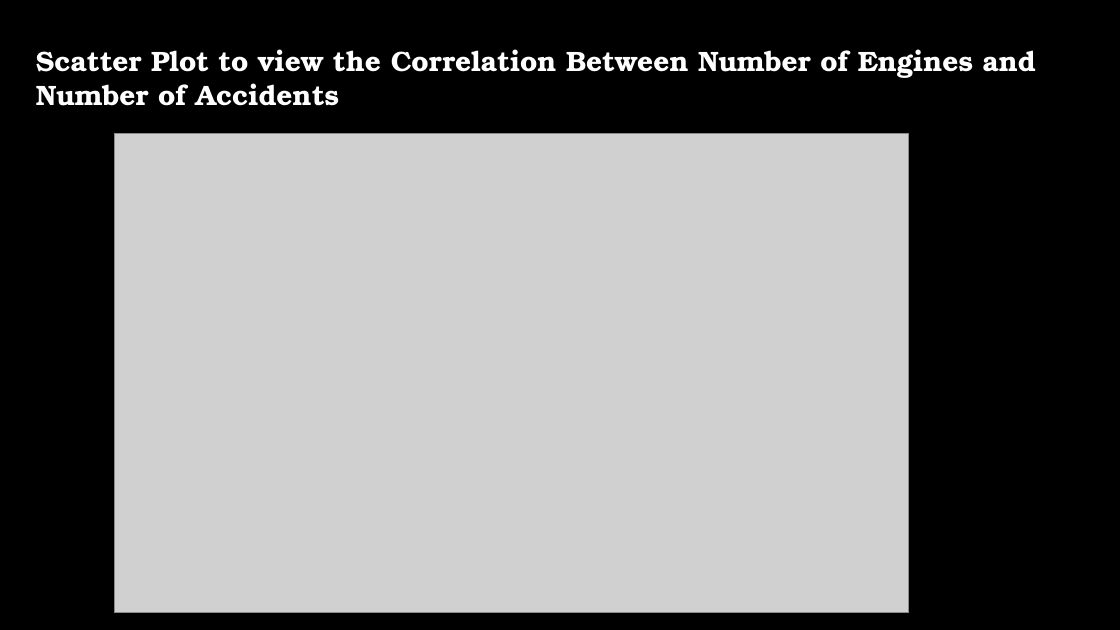
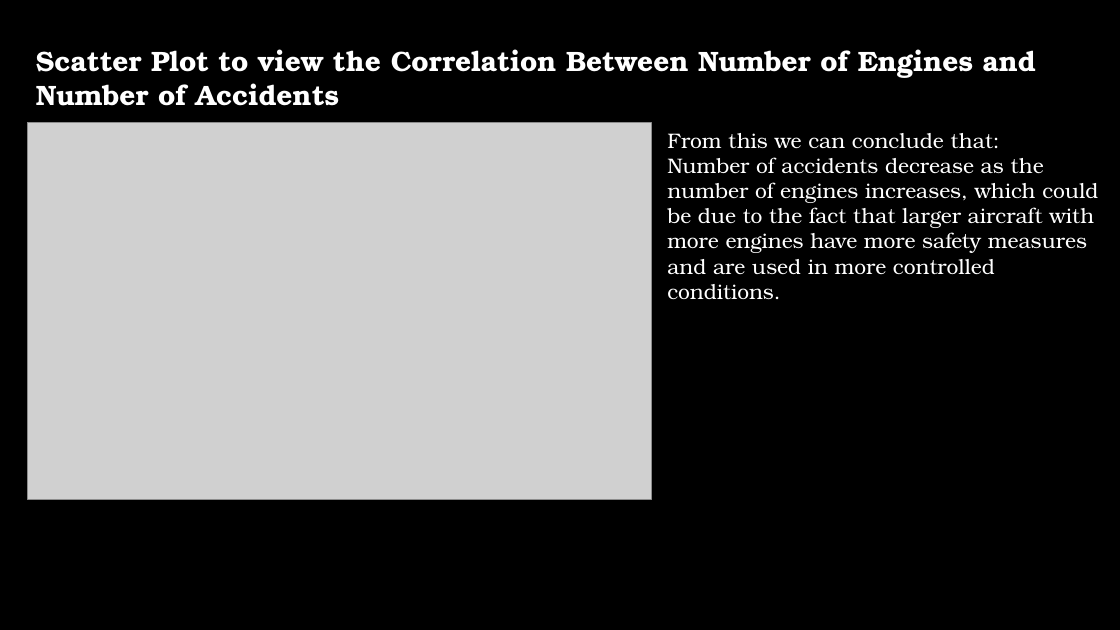
Before and after one commit to godwinmutuma/Phase1-project, a slide deck: slide 13 of Aviation Analysis.pptx (slide 15 before the commit). Drawn at 1120x630 pixels with LibreOffice and Linux fonts; fonts in the diff are those of the drawing; grey boxes stand for pictures; background and template pictures are left out. Boxes give left, top, right and bottom in pixels: in the first picture for what was removed or moved away, otherwise in the second. Text is boxed around its words. In the diff, an @@ line names an element or a change of style, - is before the commit and + after.

```diff
--- a/Aviation Analysis.pptx
+++ b/Aviation Analysis.pptx
@@ picture: place and size @@
-picture at [114,134,908,613]
+picture at [28,123,651,500]
@@ text added at [667,133,1098,299], 18 pt, text #FFFFFF @@
+From this we can conclude that:
+Number of accidents decrease as the number of engines increases, which could be due to the fact that larger aircraft with more engines have more safety measures and are used in more controlled conditions.
```
Also in this commit, not shown: 8 other slides changed, 9 slides removed, 1 other file.
